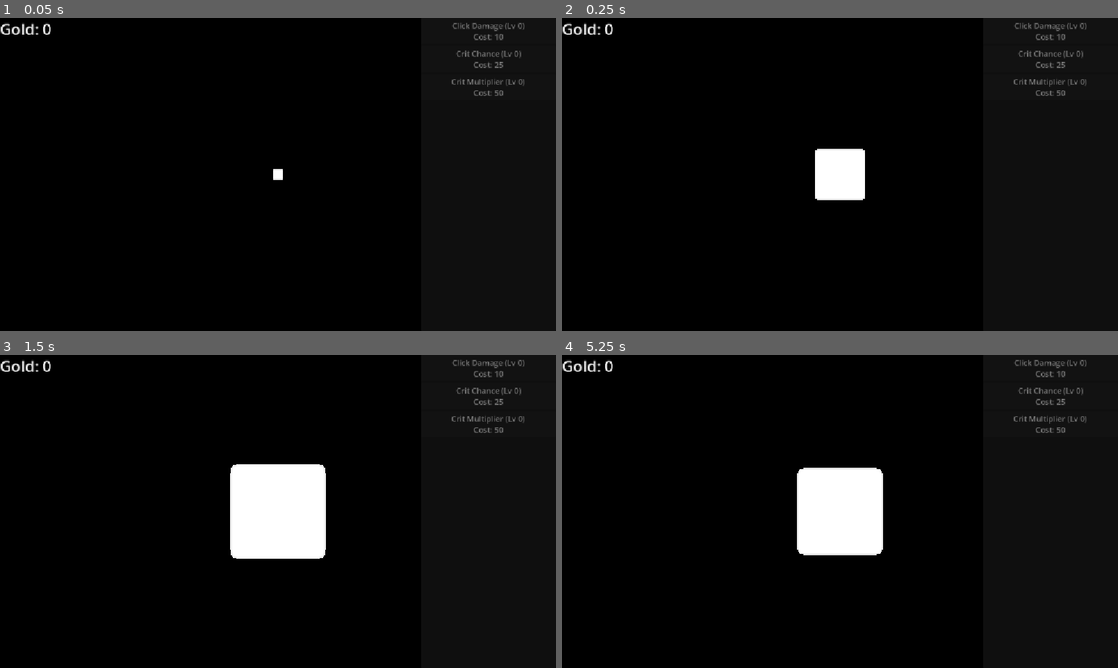
Above: before the commit, frames 1-4 (two rows, left to right).
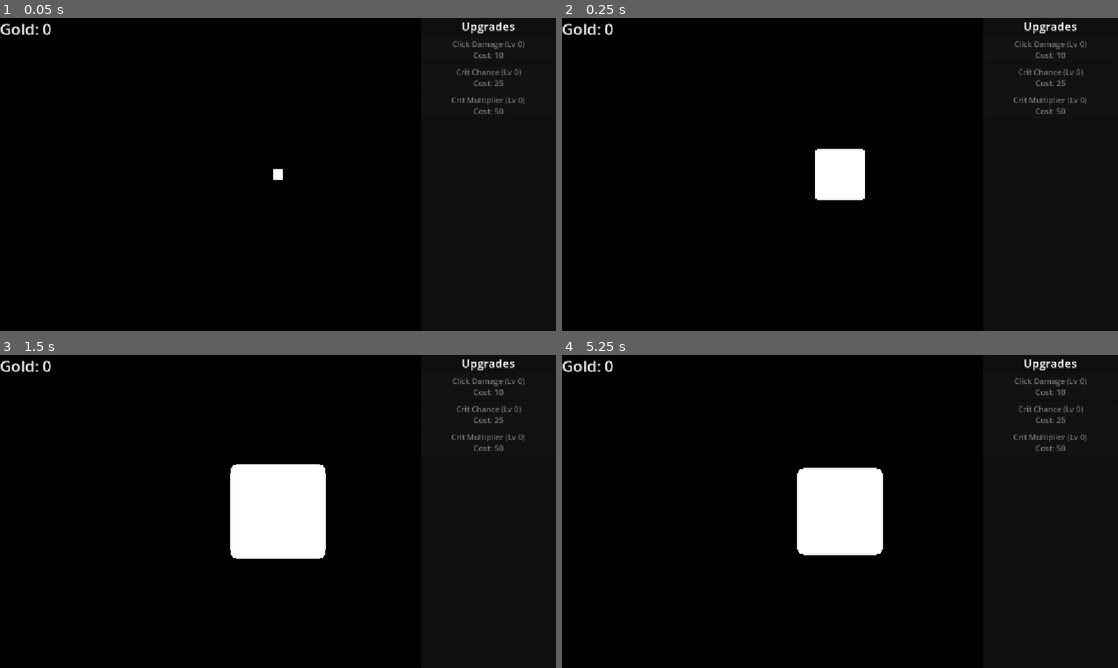
Above: after the commit, the same moments.

Repository: CyberSugarStudios/clickerCube
Game: Godot game, scene res://scenes/main.tscn
Same seed, same stepped clock (60 frames per second), same inputs: the game is played once before the commit and once after it.
Inputs (mouse positions are in pixels of both pictures, inside the frame that each line leads up to):
- Up to frame 1 (0.05 s): no input
- Up to frame 2 (0.25 s): no input
- Up to frame 3 (1.5 s): move the mouse to (400, 495) at 0.52 s; click (400, 495) at 0.67 s; tap Enter at 1.25 s; drag from (166, 527) to (250, 574) at 1.27 s
- Up to frame 4 (5.25 s): tap Space at 2, 3.5, 5 s; move the mouse to (895, 442) at 2.02 s; click (895, 442) at 2.17 s; tap Enter at 2.75, 4.25 s; drag from (812, 574) to (673, 464) at 2.77 s; move the mouse to (1006, 558) at 3.52 s; click (1006, 558) at 3.67 s; drag from (673, 464) to (756, 433) at 4.27 s; move the mouse to (867, 511) at 5.02 s; click (867, 511) at 5.17 s

The runs differ from the first frame. In frame 1, 1.0% of the frame differs, in the area x 81-95%, y 1-31%; in frame 2, 1.0%; in frame 3, 1.0%; in frame 4, 1.0%.

Commit message:
Add floating damage numbers with crit styling
Non-functional at the moment, investigating

Diff:
--- a/clickerCube/scenes/main.tscn
+++ b/clickerCube/scenes/main.tscn
@@ -8,6 +8,7 @@
 [ext_resource type="Resource" uid="uid://ckyvyfos60h24" path="res://resources/upgrades/crit_chance.tres" id="5_tipki"]
 [ext_resource type="Resource" uid="uid://brbbfrqcrlrsy" path="res://resources/upgrades/crit_mult.tres" id="6_85g3d"]
 [ext_resource type="Script" uid="uid://cugv1lg0bijqd" path="res://scripts/ui/galaxy_button.gd" id="7_85g3d"]
+[ext_resource type="Script" uid="uid://0oljupp01s1h" path="res://scripts/ui/damage_numbers.gd" id="7_choun"]
 [ext_resource type="PackedScene" uid="uid://c1fulq17puwt3" path="res://scenes/ui/galaxy_screen.tscn" id="7_tipki"]
 
 [sub_resource type="Environment" id="Environment_8viuf"]
@@ -51,6 +52,13 @@
 [node name="UpgradeList" type="VBoxContainer" parent="UI/ShopPanel" unique_id=978731285]
 layout_mode = 2
 
+[node name="UpgradesLabel" type="Label" parent="UI/ShopPanel/UpgradeList" unique_id=1603557011]
+layout_mode = 2
+theme_override_font_sizes/font_size = 24
+text = "Upgrades"
+horizontal_alignment = 1
+vertical_alignment = 1
+
 [node name="ClickDamageButton" parent="UI/ShopPanel/UpgradeList" unique_id=1140706275 instance=ExtResource("3_jyhfs")]
 layout_mode = 2
 upgrade = ExtResource("4_o6xl0")
@@ -63,7 +71,19 @@
 layout_mode = 2
 upgrade = ExtResource("6_85g3d")
 
+[node name="DamageNumbers" type="Control" parent="UI" unique_id=1186795548 node_paths=PackedStringArray("camera")]
+layout_mode = 3
+anchors_preset = 15
+anchor_right = 1.0
+anchor_bottom = 1.0
+grow_horizontal = 2
+grow_vertical = 2
+mouse_filter = 2
+script = ExtResource("7_choun")
+camera = NodePath("../../Camera3D")
+
 [node name="GalaxyButton" type="Button" parent="UI" unique_id=389994211 node_paths=PackedStringArray("galaxy_screen")]
+visible = false
 anchors_preset = 8
 anchor_left = 0.5
 anchor_top = 0.5
@@ -81,6 +101,7 @@
 galaxy_screen = NodePath("../GalaxyScreen")
 
 [node name="GalaxyScreen" parent="UI" unique_id=1617890461 instance=ExtResource("7_tipki")]
+visible = false
 
 [node name="GridControls" type="Node" parent="." unique_id=523963857 node_paths=PackedStringArray("camera", "grid")]
 script = ExtResource("3_sugp2")
--- /dev/null
+++ b/clickerCube/scenes/ui/damage_number.tscn
@@ -0,0 +1,14 @@
+[gd_scene format=3 uid="uid://bb5fvly41fus5"]
+
+[ext_resource type="Script" uid="uid://c8hpnwmdicxqy" path="res://scripts/ui/damage_number.gd" id="1_ul084"]
+
+[node name="DamageNumber" type="Label" unique_id=1655687706]
+custom_minimum_size = Vector2(120, 40)
+offset_right = 40.0
+offset_bottom = 23.0
+theme_override_colors/font_outline_color = Color(0, 0, 0, 1)
+theme_override_constants/outline_size = 6
+theme_override_font_sizes/font_size = 28
+text = "#"
+horizontal_alignment = 1
+script = ExtResource("1_ul084")
--- a/clickerCube/scripts/autoload/game_state.gd
+++ b/clickerCube/scripts/autoload/game_state.gd
@@ -49,10 +49,11 @@
 	gold += amount
 	gold_changed.emit(gold)
 
-func get_click_damage() -> float:
-	if randf() < crit_chance:
-		return click_damage * crit_mult
-	return click_damage
+func roll_crit() -> bool:
+	return  randf() < crit_chance
+
+func get_click_damage(is_crit: bool) -> float:
+	return click_damage * crit_mult if is_crit else click_damage
 
 func get_level(upgrade: UpgradeData) -> int:
 	return upgrade_levels.get(upgrade.id, 0)
--- a/clickerCube/scripts/cube.gd
+++ b/clickerCube/scripts/cube.gd
@@ -38,17 +38,18 @@
 	is_locked = value
 	mesh.material_override = locked_material if value else null
 
-func take_damage(amount: float) -> void:
+func take_damage(amount: float) -> bool:
 	#the cube takes damage unless it is already broken
 	if is_broken:
-		return
+		return false
 	if is_locked:
 		#play clink locked sound
-		return
+		return false
 	cur_hp -= amount
 	play_hit_squash()
 	if cur_hp <= 0:
 		kill_cube()
+	return true
 
 func play_hit_squash() -> void:
 	#animation for clicking and damaging a cube
--- a/clickerCube/scripts/grid_controls.gd
+++ b/clickerCube/scripts/grid_controls.gd
@@ -10,6 +10,7 @@
 @export var quick_tap_time: float = 0.10
 @export var rotate_speed: float = 0.01
 @export var click_streak_window: float = 0.35
+@export var damage_numbers: DamageNumbers
 #endregion
 
 var is_mouse_rotating: bool = false
@@ -74,8 +75,12 @@
 	if result.is_empty():
 		return
 	var cube := result.collider as Cube
-	if cube:
-		cube.take_damage(GameState.get_click_damage())
+	if cube == null:
+		return
+	var is_crit := GameState.roll_crit()
+	var damage := GameState.get_click_damage(is_crit)
+	if cube.take_damage(damage) and damage_numbers:
+		damage_numbers.spawn(damage, result.position, is_crit)
 
 func queue_tap(screen_pos: Vector2) -> void:
 	pending_tap = true
--- /dev/null
+++ b/clickerCube/scripts/ui/damage_number.gd
@@ -0,0 +1,22 @@
+extends Label
+class_name DamageNumber
+
+@export var rise_distance: float = 40.0
+@export var rise_time: float = 0.4
+@export var fade_time: float = 0.2
+
+func setup(amount: float, screen_pos: Vector2, is_crit: bool) -> void:
+	text = String.num(amount, 1)
+	var jitter := Vector2(randf_range(-15.0, 15.0), 0.0)
+	position = screen_pos - custom_maximum_size / 2.0 + jitter
+	if is_crit:
+		add_theme_font_size_override("font_size", 40)
+		add_theme_color_override("font_color", Color.RED)
+
+func _ready() -> void:
+	pivot_offset = custom_minimum_size / 2.0
+	var tween := create_tween()
+	tween.tween_property(self, "position:y", position.y - rise_distance, rise_time).set_trans(Tween.TRANS_QUAD).set_ease(Tween.EASE_OUT)
+	tween.tween_property(self, "scale", Vector2.ZERO, fade_time).set_ease(Tween.EASE_IN)
+	tween.parallel().tween_property(self, "modulate:a", 0.0, fade_time)
+	tween.tween_callback(queue_free)
--- /dev/null
+++ b/clickerCube/scripts/ui/damage_numbers.gd
@@ -0,0 +1,11 @@
+extends Control
+class_name DamageNumbers
+
+const DAMAGE_NUMBER_SCENE: PackedScene = preload("res://scenes/ui/damage_number.tscn")
+
+@export var camera: Camera3D
+
+func spawn(amount: float, world_pos: Vector3, is_crit: bool) -> void:
+	var number := DAMAGE_NUMBER_SCENE.instantiate() as DamageNumber
+	number.setup(amount, camera.unproject_position(world_pos), is_crit)
+	add_child(number)
Not shown, added: clickerCube/scripts/ui/damage_number.gd.uid
Not shown, added: clickerCube/scripts/ui/damage_numbers.gd.uid
